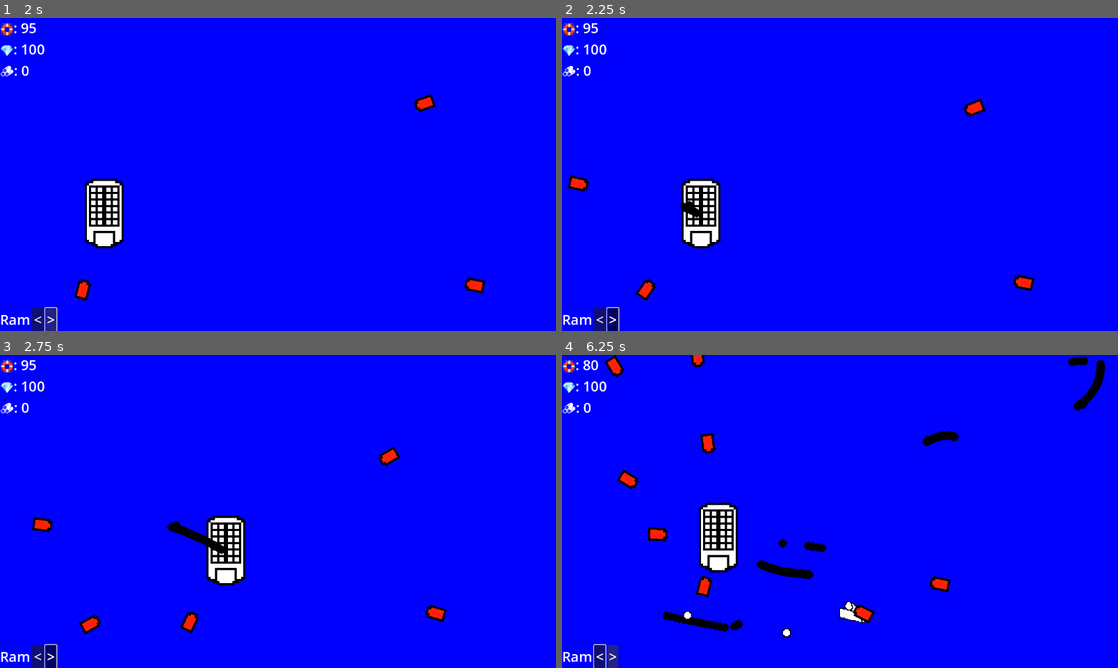
Above: before the commit, frames 1-4 (two rows, left to right).
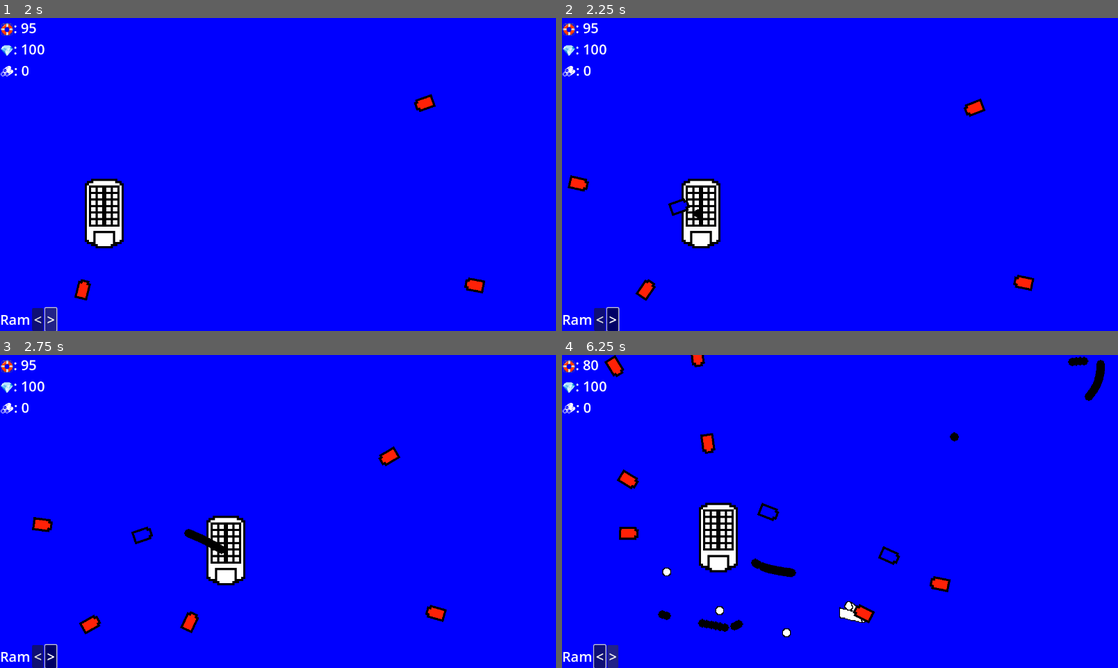
Above: after the commit, the same moments.

Repository: JoeyShapiro/ContainerCaptain
Game: Godot game, scene res://main.tscn
Two runs of this game, one before a commit and one after it. Both use one fixed random seed, a clock stepped at 60 frames per second and the inputs below.
Inputs:
- Up to frame 1 (2 s): click "<" at 0.5 s; click ">" at 1.25 s
- Up to frame 2 (2.25 s): hold Right (move_right) from 2.03 s (still down); hold Space (shoot) from 2.03 s (still down)
- Up to frame 3 (2.75 s): keep holding Right (move_right); keep holding Space (shoot)
- Up to frame 4 (6.25 s): release Right (move_right) at 2.78 s; release Space (shoot) at 2.78 s; hold Down (move_down) 2.78-3.53 s; tap Space (shoot) at 2.85, 4.35, 5.85 s; hold Right (move_right) 3.53-4.28 s; hold Space (shoot) 3.53-4.28 s; hold Up (move_up) 4.28-5.03 s; hold Space (shoot) 5.03-5.78 s; hold Left (move_left) from 5.03 s (still down)

Frame 1 is identical in both runs. In frame 2, 0.1% of the frame differs, in the area x 19-25%, y 57-64%; in frame 3, 0.2%; in frame 4, 1.4%, in the area x 10-96%, y 12-87%.

Commit message:
added basic unit

Diff:
--- /dev/null
+++ b/droneRam.gd
@@ -0,0 +1,64 @@
+extends CharacterBody2D
+
+@export var path_to_player = '../Player'
+var player
+
+@export var ram_cooldown = 1
+var ram_timer
+@export var speed = 2
+@export var max_hull = 10
+@export var damage = 5
+var hull
+
+@export var resource_scene : PackedScene
+@export var gold_scene : PackedScene
+
+# Called when the node enters the scene tree for the first time.
+func _ready():
+	player = get_node(path_to_player) # seems bad, but eh
+	ram_timer = 0.001 # TODO so the first hit counts
+	hull = max_hull
+
+# Called every frame. 'delta' is the elapsed time since the previous frame.
+func _process(delta):
+	if hull <= 0:
+		on_destroy()
+
+	var enemies = get_tree().get_nodes_in_group('enemy')
+
+	# find the nearest enemy
+	var nearest_enemy = null # dont need to solve this now
+	var nearest_mag = INF # so i dont have to do it everytime
+	for enemy in enemies:
+		var e_mag = position.distance_to(enemy.position)
+		if e_mag < nearest_mag:
+			nearest_enemy = enemy
+			nearest_mag = e_mag
+
+	# better than len(enemies)
+	if nearest_enemy:
+		var r = get_angle_to(enemies[0].position)
+		rotation += r
+
+		# TODO dont waste time on math
+		velocity = Vector2(cos(rotation), sin(rotation)) * speed
+		if ram_timer > 0:
+			ram_timer -= delta
+			velocity = Vector2.ZERO
+
+		position += velocity
+		rotation += PI/2 # or could minus from everywhere
+
+func _physics_process(delta):
+	var collision_body = move_and_collide(velocity * delta)
+	if collision_body:
+		if ram_timer <= 0 and collision_body.get_collider().has_method("on_hit"):
+			collision_body.get_collider().on_hit(damage)
+			position -= velocity * speed * 15
+		ram_timer = ram_cooldown
+
+func on_hit(damage):
+	pass
+
+func on_destroy():
+	queue_free()
--- /dev/null
+++ b/droneRam.tscn
@@ -0,0 +1,34 @@
+[gd_scene load_steps=5 format=3 uid="uid://6mt6cmpr15eb"]
+
+[ext_resource type="Script" path="res://droneRam.gd" id="1_3haql"]
+[ext_resource type="Texture2D" uid="uid://k20yuhqicv6e" path="res://boat.png" id="4_2paky"]
+
+[sub_resource type="SpriteFrames" id="SpriteFrames_tqc1f"]
+animations = [{
+"frames": [{
+"duration": 1.0,
+"texture": ExtResource("4_2paky")
+}],
+"loop": true,
+"name": &"default",
+"speed": 5.0
+}]
+
+[sub_resource type="CapsuleShape2D" id="CapsuleShape2D_msnas"]
+radius = 38.0
+height = 128.0
+
+[node name="CharacterBody2D" type="CharacterBody2D" groups=["drone"]]
+collision_layer = 4
+collision_mask = 5
+script = ExtResource("1_3haql")
+metadata/_edit_group_ = true
+
+[node name="AnimatedSprite2D" type="AnimatedSprite2D" parent="."]
+modulate = Color(0, 0, 1, 1)
+texture_filter = 1
+scale = Vector2(5, 5)
+sprite_frames = SubResource("SpriteFrames_tqc1f")
+
+[node name="CollisionShape2D" type="CollisionShape2D" parent="."]
+shape = SubResource("CapsuleShape2D_msnas")
--- a/main.gd
+++ b/main.gd
@@ -54,10 +54,8 @@
 	$MobTimer.start()
 	$ScoreTimer.start()
 
-
 func _on_player_hit():
 	$Hud.display_stats($Player.hull, $Player.gold, $Player.resources)
 
-
 func _on_player_stat_change():
 	$Hud.display_stats($Player.hull, $Player.gold, $Player.resources)
--- a/player.gd
+++ b/player.gd
@@ -7,6 +7,7 @@
 @export var max_gold = 100 # energy
 @export var resources = 0 # TODO should i swap these or something
 @export var bullet_scene : PackedScene
+@export var droneRam_scene : PackedScene
 
 var hull
 var gold
@@ -91,7 +92,11 @@
 		get_node('../').add_child(bullet)
 
 func _on_timer_shoot_timeout():
-	shoot()
+	#shoot()
+	if len(get_tree().get_nodes_in_group('drone')) < 1:
+		var droneRam = droneRam_scene.instantiate()
+		droneRam.position = position
+		get_node('../').add_child(droneRam)
 
 func on_pickup(item):
 	# TODO make class for pickups
@@ -103,3 +108,6 @@
 	elif item == 'gold' and gold < max_gold:
 		gold += 1 # TODO this has hidden functionality
 	stat_change.emit()
+	var droneRam = droneRam_scene.instantiate()
+	droneRam.position = position
+	get_node('../').add_child(droneRam)
--- a/player.tscn
+++ b/player.tscn
@@ -1,8 +1,9 @@
-[gd_scene load_steps=6 format=3 uid="uid://c1dggx807wm0g"]
+[gd_scene load_steps=7 format=3 uid="uid://c1dggx807wm0g"]
 
 [ext_resource type="Script" path="res://player.gd" id="1_uaiom"]
 [ext_resource type="Texture2D" uid="uid://dpbvgo00e1uty" path="res://freighter.png" id="2_o0l43"]
 [ext_resource type="PackedScene" uid="uid://cibem5vqpeyps" path="res://bullet.tscn" id="2_rmgub"]
+[ext_resource type="PackedScene" uid="uid://6mt6cmpr15eb" path="res://droneRam.tscn" id="3_hjlqi"]
 
 [sub_resource type="SpriteFrames" id="SpriteFrames_uaig3"]
 animations = [{
@@ -29,6 +30,7 @@
 collision_mask = 11
 script = ExtResource("1_uaiom")
 bullet_scene = ExtResource("2_rmgub")
+droneRam_scene = ExtResource("3_hjlqi")
 metadata/_edit_group_ = true
 
 [node name="AnimatedSprite2D" type="AnimatedSprite2D" parent="."]
